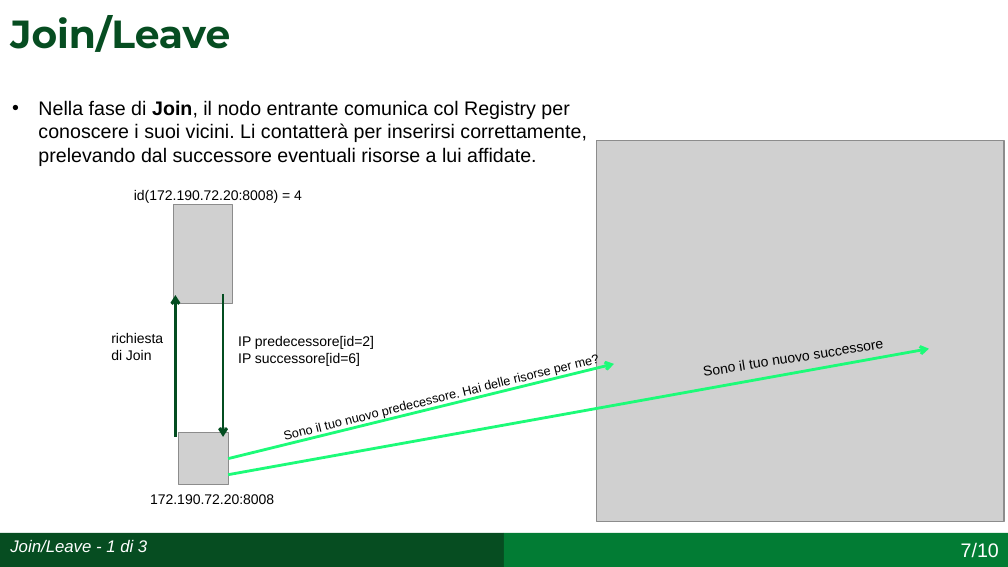
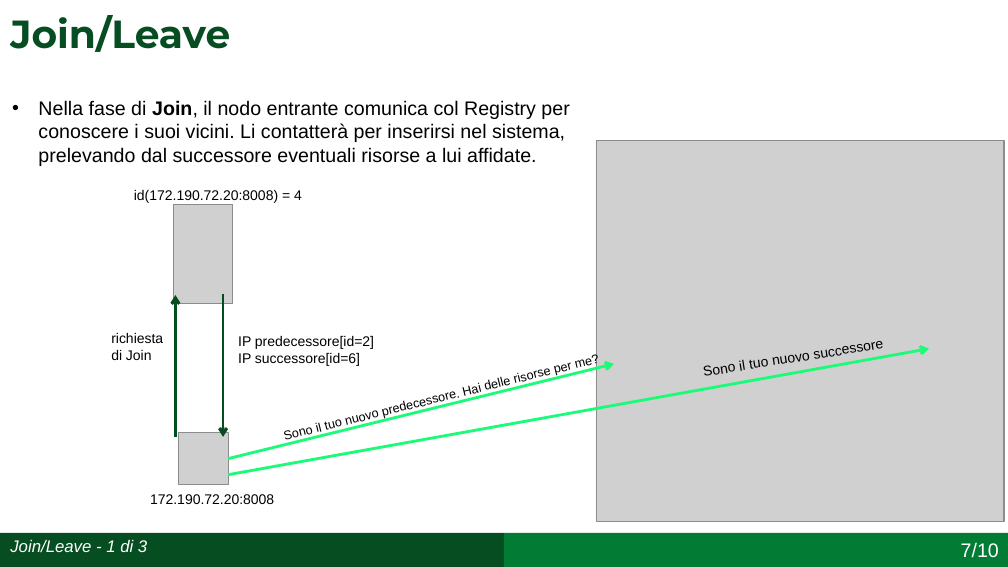
Before and after one commit to simonefesta/Chord_SDCC, a slide deck: slide 13 of Documentazione/Presentazione/Presentazione_Chord_Festa_0320408.pptx. Drawn at 1008x567 pixels with LibreOffice and Linux fonts; fonts in the diff are those of the drawing; grey boxes stand for pictures. Boxes give left, top, right and bottom in pixels: in the first picture for what was removed or moved away, otherwise in the second. Text is boxed around its words. In the diff, an @@ line names an element or a change of style, - is before the commit and + after.

Commit message:
piccole correzioni nella presentazione

```diff
--- a/Documentazione/Presentazione/Presentazione_Chord_Festa_0320408.pptx
+++ b/Documentazione/Presentazione/Presentazione_Chord_Festa_0320408.pptx
@@ text at [38, 100, 569, 166]: text changed @@
-• Nella fase di Join, il nodo entrante comunica col Registry per conoscere i suoi vicini. Li contatterà per inserirsi correttamente,
-  prelevando dal successore eventuali risorse a lui affidate.
+• Nella fase di Join, il nodo entrante comunica col Registry per conoscere i suoi vicini. Li contatterà per inserirsi nel sistema,
+  prelevando dal successore eventuali risorse a lui affidate.
```
Also in this commit, not shown: 10 other slides changed, 1 other file.
